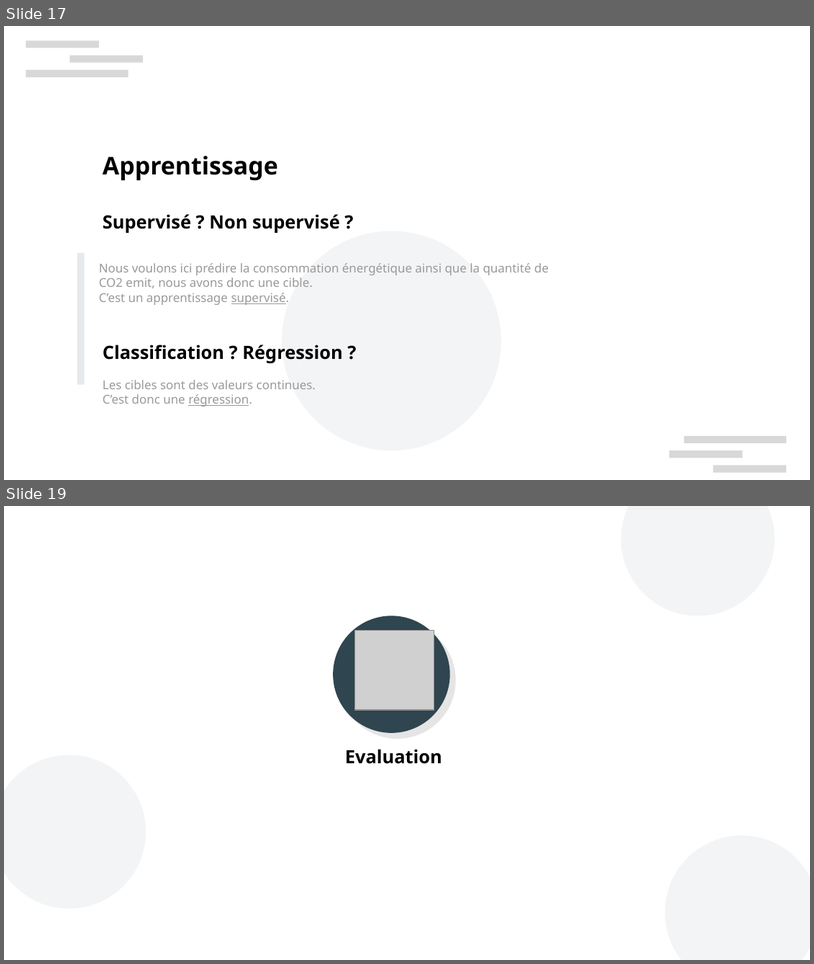
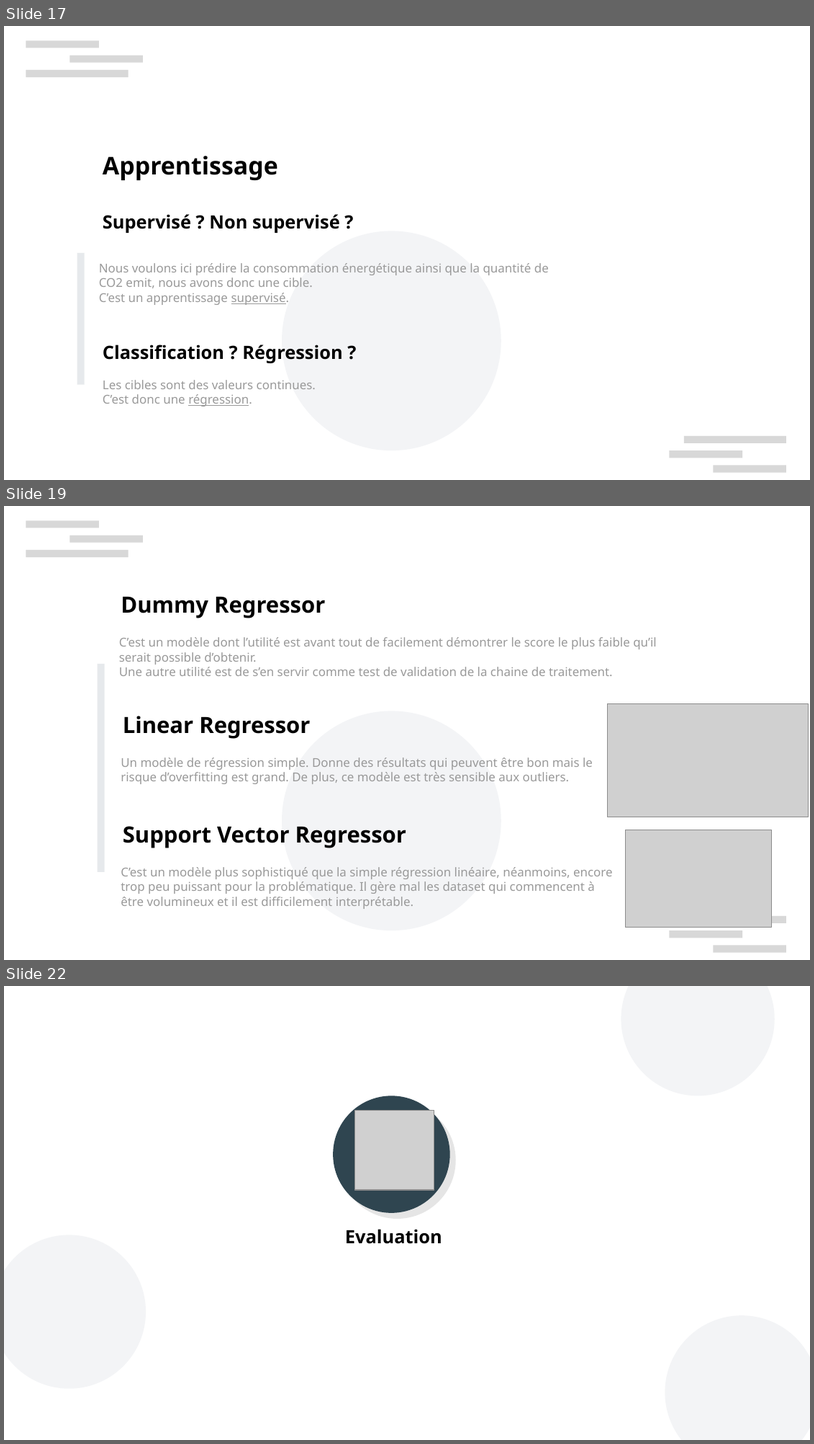
Before and after one commit to curiousmindflow/oc-ml-p3, a slide deck: report/P3_01_presentation.odp. Shown one above the other, each under a label of ours: slides 17 and 19 before the commit, slides 17, 19 and 22 after it; the slides between them are not shown. The pictures are 814x964 and 814x1444 pixels, drawn with LibreOffice and Linux fonts; fonts in the diff are those of the drawing; grey boxes stand for pictures; background and template pictures are left out. Boxes give left, top, right and bottom in pixels: in the first picture for what was removed or moved away, otherwise in the second. Text is boxed around its words. In the diff, an @@ line names an element or a change of style, - is before the commit and + after.

```diff
--- a/report/P3_01_presentation.odp
+++ b/report/P3_01_presentation.odp
@@ slide 19 added at (4,506,810,960), background #FFFFFF; not listed: 7 template elements that a slide beside it also shows @@
@@ text added at (121,596,325,618), 22 pt, text #000000, bold @@
+Dummy Regressor
@@ text added at (119,637,657,676), 12 pt, text #999999 @@
+C’est un modèle dont l’utilité est avant tout de facilement démontrer le score le plus faible qu’il serait possible d’obtenir.
+Une autre utilité est de s’en servir comme test de validation de la chaine de traitement.
@@ rectangle added at (98,664,105,872), fill #CED4DA at 50% opacity @@
@@ text added at (123,716,310,739), 22 pt, text #000000, bold @@
+Linear Regressor
@@ picture added at (607,703,809,817) @@
@@ text added at (121,757,593,784), 12 pt, text #999999 @@
+Un modèle de régression simple. Donne des résultats qui peuvent être bon mais le risque d’overfitting est grand. De plus, ce modèle est très sensible aux outliers.
@@ text added at (123,826,406,848), 22 pt, text #000000, bold @@
+Support Vector Regressor
@@ picture added at (626,829,772,926) @@
@@ text added at (121,867,613,908), 12 pt, text #999999 @@
+C’est un modèle plus sophistiqué que la simple régression linéaire, néanmoins, encore trop peu puissant pour la problématique. Il gère mal les dataset qui commencent à être volumineux et il est difficilement interprétable.
@@ what was slide 19 is now slide 22 @@
```
Also in this commit, not shown: 2 slides changed, 6 other slides added, 21 slides removed, 10 other files.
